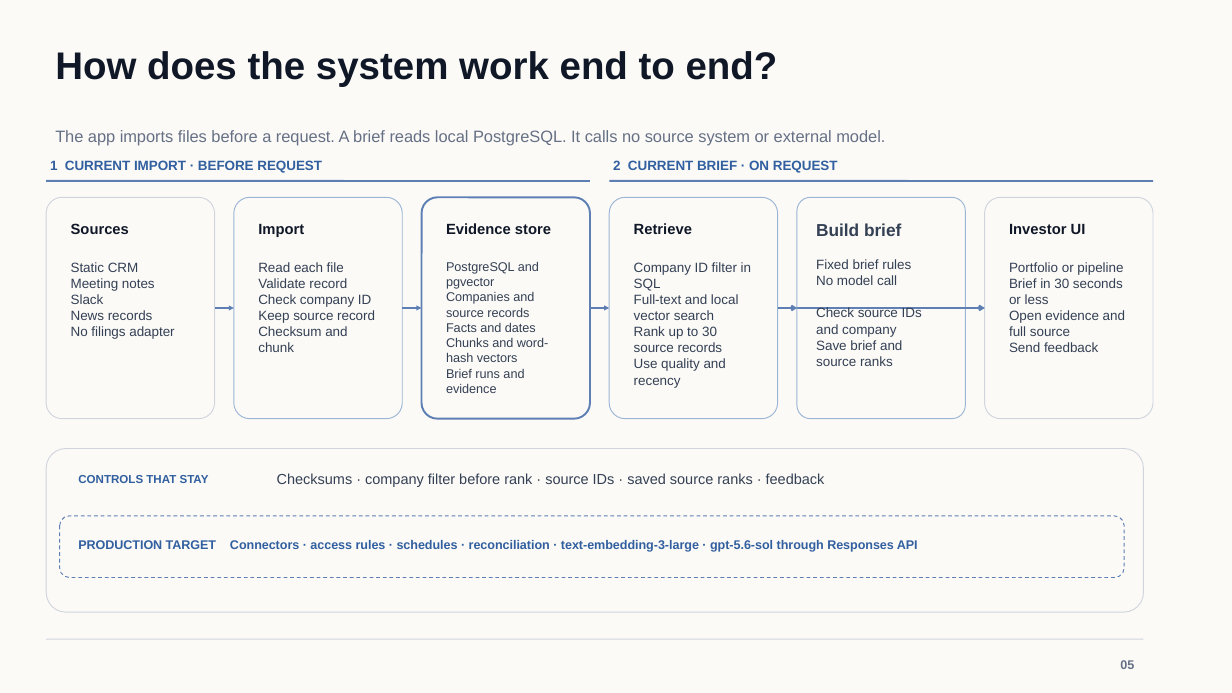
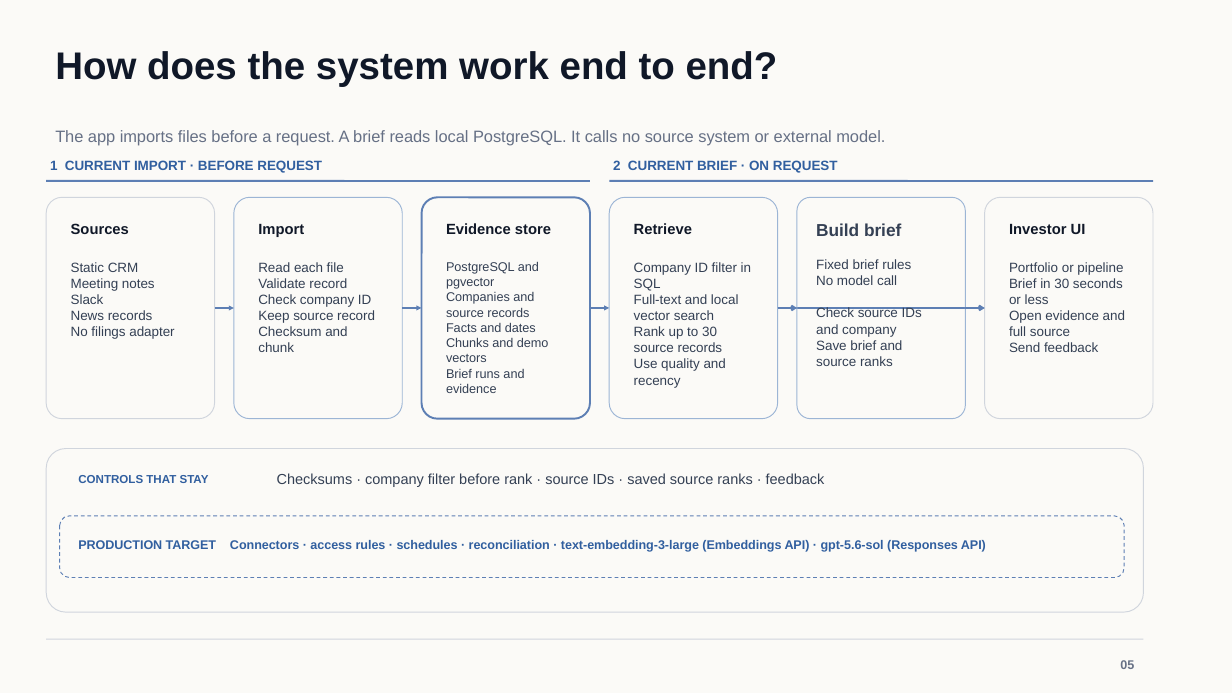
Before and after one commit to osuthorpe/LENS-POC, a slide deck: slide 5 of docs/AVIC-Portfolio-Intelligence-Brief.pptx. Drawn at 1232x693 pixels with LibreOffice and Linux fonts; fonts in the diff are those of the drawing. Boxes give left, top, right and bottom in pixels: in the first picture for what was removed or moved away, otherwise in the second. Text is boxed around its words. In the diff, an @@ line names an element or a change of style, - is before the commit and + after.

```diff
--- a/docs/AVIC-Portfolio-Intelligence-Brief.pptx
+++ b/docs/AVIC-Portfolio-Intelligence-Brief.pptx
@@ text at (x1=446, y1=337, x2=549, y2=362): text changed @@
-Chunks and word-hash vectors
+Chunks and demo vectors
@@ text at (x1=78, y1=540, x2=986, y2=552): text changed @@
-PRODUCTION TARGET Connectors · access rules · schedules · reconciliation · text-embedding-3-large · gpt-5.6-sol through Responses API
+PRODUCTION TARGET Connectors · access rules · schedules · reconciliation · text-embedding-3-large (Embeddings API) · gpt-5.6-sol (Responses API)
```
Also in this commit, not shown: 9 other slides changed, 1 slide added.
